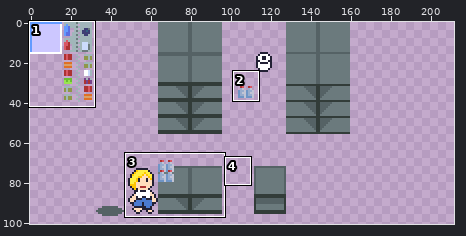
One commit to this pixel-art file: gfx/tilemap.aseprite. The first picture is a wide view before the edit; the outline marks the close-up.
Close-up. The starting point:
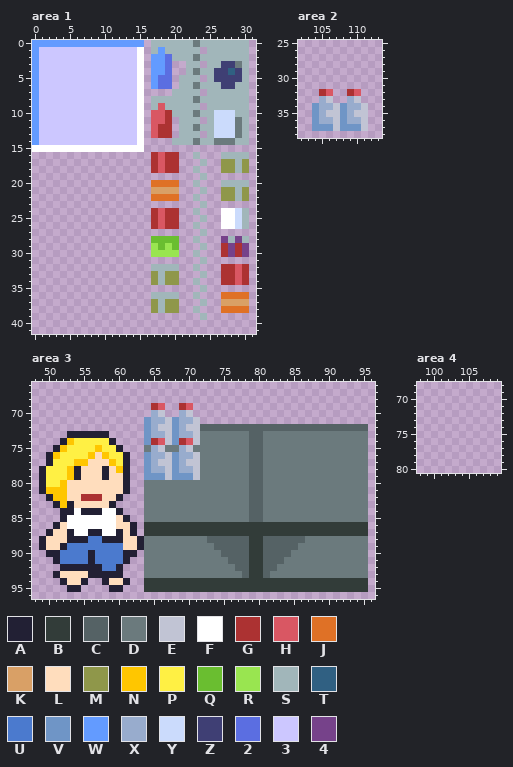
800x600 pixels, 1 frame. Colours within 5 levels of each other are drawn and written as one. Shown: area 1: x 0..31, y 0..41; area 2: x 102..113, y 25..38; area 3: x 48..96, y 66..96; area 4: x 98..109, y 68..80. The wide view leaves out empty margins. The commit also changed other parts of the picture, which this record leaves out.
Palette (. is transparent): A #222034  B #323c39  C #556265  D #6b7a7d  E #c1c4d4  F #ffffff  G #ac3232  H #d95763  J #df7126  K #d9a066  L #ffddbd  M #8f974a  N #ffc600  P #fff044  Q #6abe30  R #99e550  S #a1b6ba  T #306082  U #4b7ace  V #6f95c6  W #639bff  X #98accd  Y #cbdbfc  Z #3f3f74  2 #5b6ee1  3 #ccc7ff  4 #76428a
Once edited:
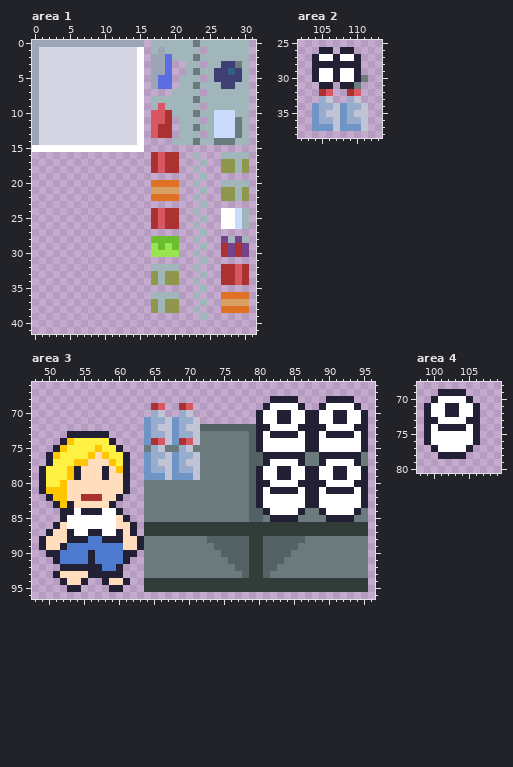
The edit:
@@ palette @@
-3 #ccc7ff
+3 #d6d5e3
-W #639bff
+W #9ba5b6
--- area 2, layer "Layer 1"
@@ x 102..113 @@
 25 ............
-26 ............
-27 ............
-28 ............
-29 ............
-30 ............
-31 ............
+26 ...AA.AA....
+27 ..AFFAFFA...
+28 ..AAAAAAA...
+29 ..AFFAFFA...
+30 ..AFFAFFAD..
+31 ...AA.AAD...
 32 ...GH..GH...
--- area 3, layer "Layer 1"
@@ x 78..96 @@
 67 ...................
-68 ...................
-69 ...................
-70 ...................
-71 ...................
-72 CCCCCCCCCCCCCCCCCC.
-73 DCCDDDDDDDDDDDDDDD.
-74 DCCDDDDDDDDDDDDDDD.
-75 DCCDDDDDDDDDDDDDDD.
-76 DCCDDDDDDDDDDDDDDD.
-77 DCCDDDDDDDDDDDDDDD.
-78 DCCDDDDDDDDDDDDDDD.
-79 DCCDDDDDDDDDDDDDDD.
-80 DCCDDDDDDDDDDDDDDD.
-81 DCCDDDDDDDDDDDDDDD.
-82 DCCDDDDDDDDDDDDDDD.
-83 DCCDDDDDDDDDDDDDDD.
-84 DCCDDDDDDDDDDDDDDD.
-85 DCCDDDDDDDDDDDDDDD.
+68 ....AAAA....AAAA...
+69 ...AFFFFA..AFFFFA..
+70 ..AFFAAFFAAFFAAFFA.
+71 ..AFFAAFFAAFFAAFFA.
+72 CCAAFFFFAAAAFFFFAA.
+73 DCAFAAAAFAAFAAAAFA.
+74 DCAFFFFFFAAFFFFFFA.
+75 DCAFFFFFFAAFFFFFFA.
+76 DCCAAAAAADDAAAAAAD.
+77 DCCAFFFFADDAFFFFAD.
+78 DCAFFAAFFAAFFAAFFA.
+79 DCAFFAAFFAAFFAAFFA.
+80 DCAAFFFFAAAAFFFFAA.
+81 DCAFAAAAFAAFAAAAFA.
+82 DCAFFFFFFAAFFFFFFA.
+83 DCAFFFFFFAAFFFFFFA.
+84 DCCAFFFFADDAFFFFAD.
+85 DCCDAAAADDDDAAAADD.
 86 BBBBBBBBBBBBBBBBBB.
--- area 4, layer "Layer 1"
@@ x 98..109 @@
 68 ............
-69 ............
-70 ............
-71 ............
-72 ............
-73 ............
-74 ............
-75 ............
-76 ............
-77 ............
-78 ............
+69 ...AAAA.....
+70 ..AFFFFA....
+71 .AFFAAFFA...
+72 .AFFAAFFA...
+73 .AAFFFFAA...
+74 .AFAAAAFA...
+75 .AFFFFFFA...
+76 .AFFFFFFA...
+77 ..AFFFFA....
+78 ...AAAA.....
 79 ............
